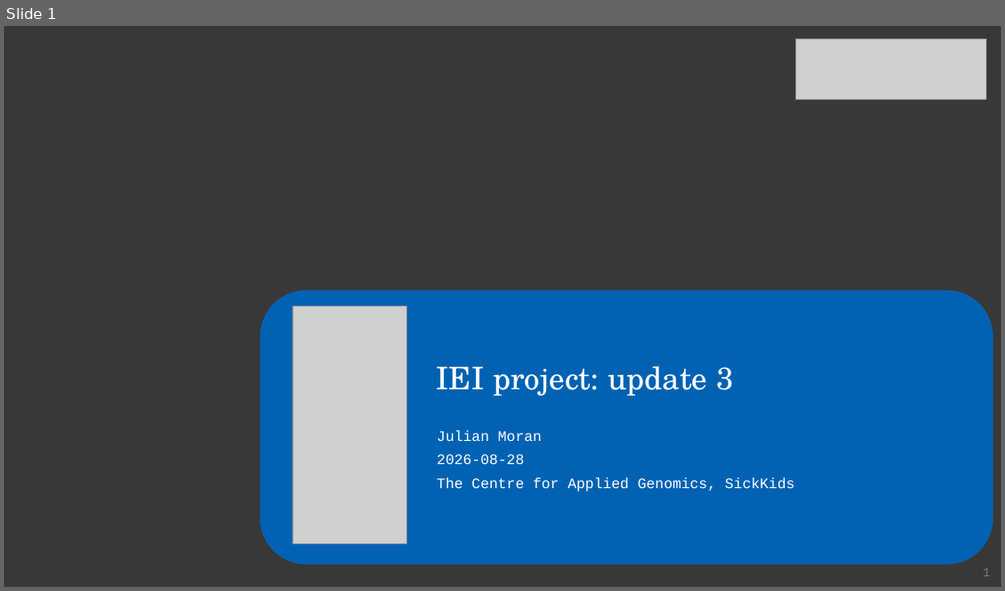
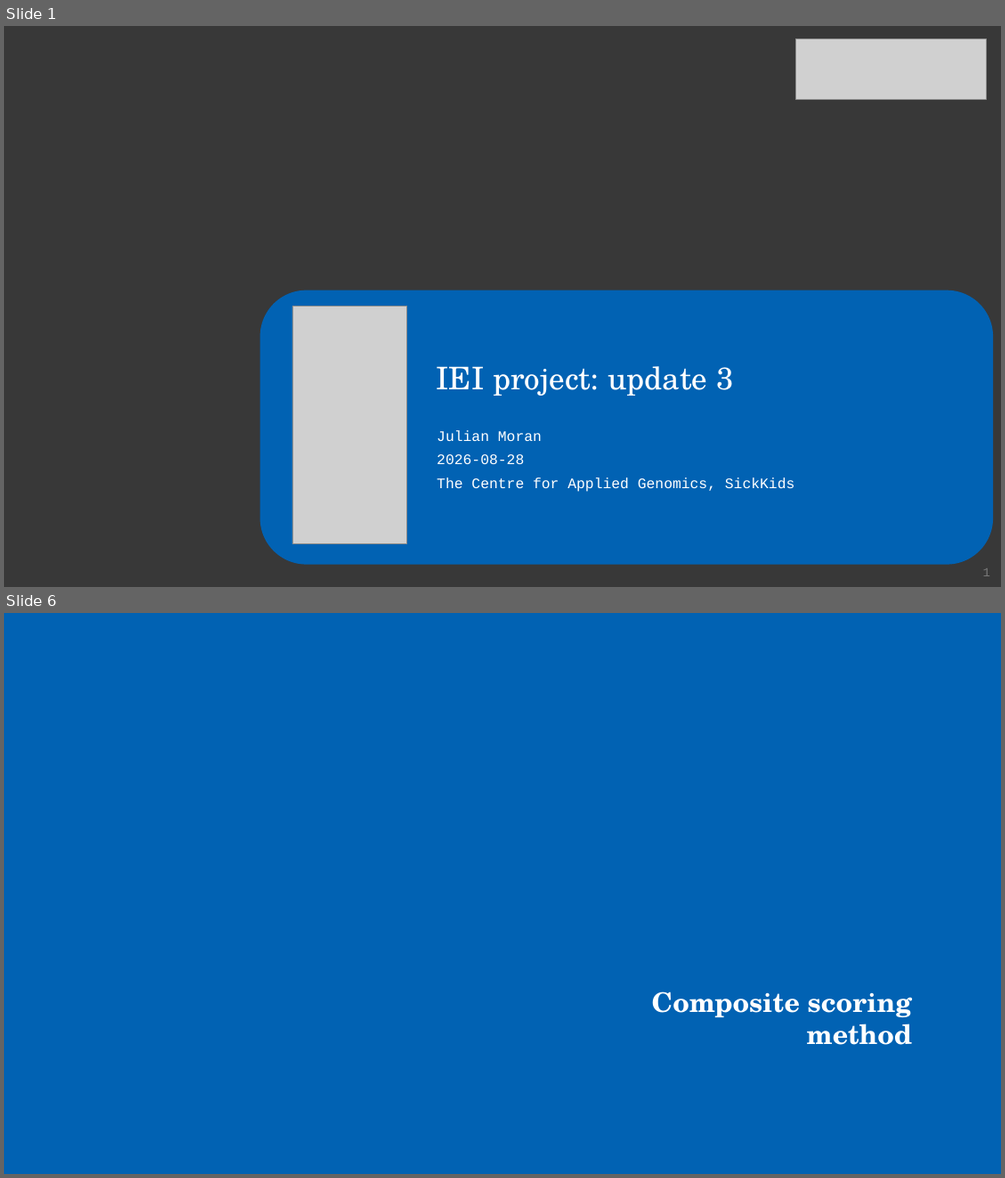
Before and after one commit to juliandeanmoran/BISSH, a slide deck: reports/2026-08-28_projectUpdate_3/2026-08-28_projectUpdate_3_jmoran.pptx. Shown one above the other, each under a label of ours: slide 1 before the commit, slides 1 and 6 after it; the slides between them are not shown. The pictures are 1005x591 and 1005x1178 pixels, drawn with LibreOffice and Linux fonts; fonts in the diff are those of the drawing; grey boxes stand for pictures; background and template pictures are left out. Boxes give left, top, right and bottom in pixels: in the first picture for what was removed or moved away, otherwise in the second. Text is boxed around its words. In the diff, an @@ line names an element or a change of style, - is before the commit and + after.

Commit message:
Added slide about composite scoring term weights.

```diff
--- a/reports/2026-08-28_projectUpdate_3/2026-08-28_projectUpdate_3_jmoran.pptx
+++ b/reports/2026-08-28_projectUpdate_3/2026-08-28_projectUpdate_3_jmoran.pptx
@@ slide 6 added at [4, 613, 1001, 1174], background #0162B3 @@
@@ text added at [652, 991, 913, 1045], 26 pt, text #FFFFFF, bold @@
+Composite scoring
+method
```
Also in this commit, not shown: 5 slides changed, 4 other slides added, 1 slide removed.
